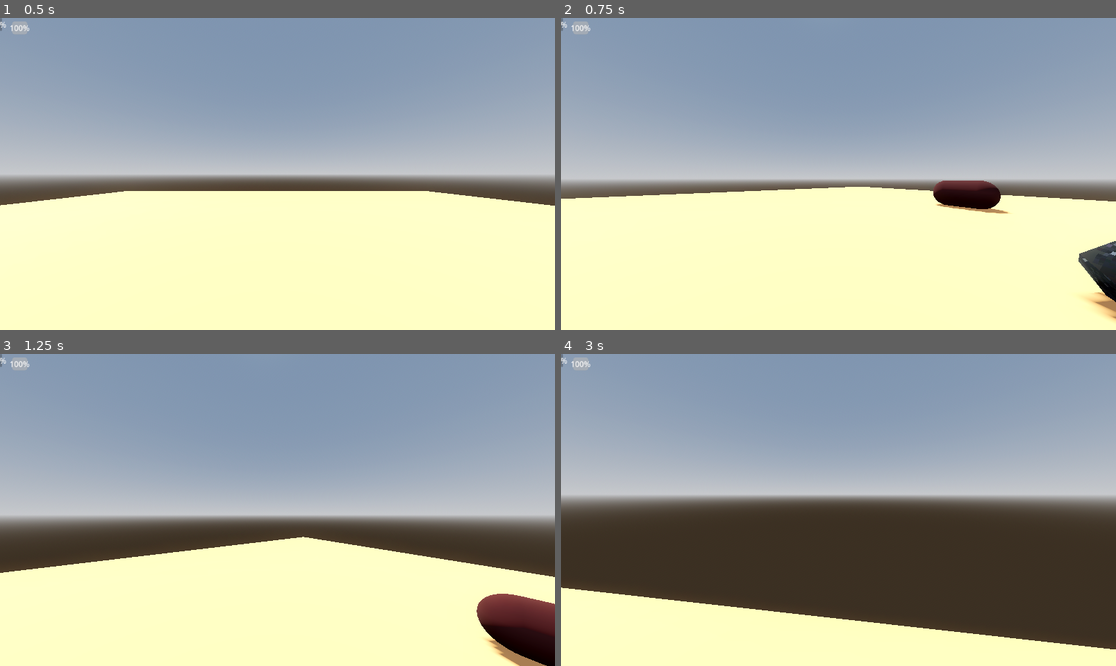
Above: before the commit, frames 1-4 (two rows, left to right).
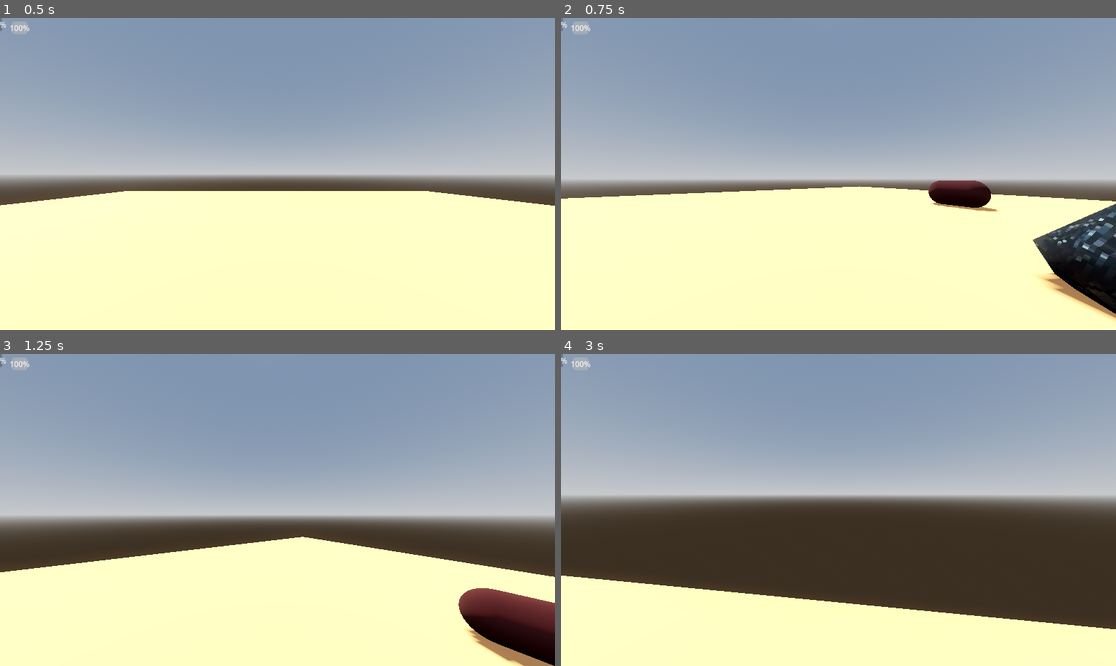
Above: after the commit, the same moments.

Repository: lungcollapser/record
Game: Godot game, scene res://scenes/world.tscn
Two runs of this game, one before a commit and one after it. Both use one fixed random seed, a clock stepped at 60 frames per second and the inputs below.
Inputs (mouse positions are in pixels of both pictures, inside the frame that each line leads up to):
- Up to frame 1 (0.5 s): no input
- Up to frame 2 (0.75 s): tap Enter (ui_accept) at 0.5 s; move the mouse to (866, 174) at 0.52 s; hold W (forward) from 0.53 s (still down); hold Ctrl (crouch) from 0.53 s (still down)
- Up to frame 3 (1.25 s): keep holding W (forward); keep holding Ctrl (crouch); tap Enter (ui_accept) at 0.77 s
- Up to frame 4 (3 s): keep holding W (forward); move the mouse to (810, 510) at 1.27 s; release Ctrl (crouch) at 1.28 s; tap Ctrl (crouch) at 1.35 s; tap Enter (ui_accept) at 1.52 s; move the mouse to (849, 503) at 2.02 s; hold Ctrl (crouch) 2.03-2.78 s; tap R (grind) at 2.1 s; move the mouse to (832, 516) at 2.77 s; tap E (interact) at 2.85 s

Frame 1 is identical in both runs. In frame 2, 3.5% of the frame differs, in the area x 1-100%, y 52-97%; in frame 3, 1.2%; in frame 4, 5.2%, in the area x 0-100%, y 71-95%.

Commit message:
trying to add collision to crouch

Diff:
--- a/scripts/playerbody.gd
+++ b/scripts/playerbody.gd
@@ -20,6 +20,8 @@
 @onready var camera = $Head/Camera3D
 @onready var pick_up = $Head/Camera3D/Pickup
 @onready var hold = $Head/Camera3D/Hold
+@onready var player_mesh = $PlayerMesh
+@onready var player_shape = $PlayerShape
 
 
 func _ready():
@@ -73,11 +75,12 @@
 		endurance_check = false
 
 	if Input.is_action_pressed("crouch"):
-		head.position.y = -0.3
+		player_mesh.position.y = 0.3
+		player_shape.position.y = 0.3
 		endurance_check = false
 	else:
-		head.position.y = 0
-
+		player_mesh.position.y = 0
+		player_shape.position.y = 0
 	# Add the gravity.
 	if not is_on_floor():
 		velocity += get_gravity() * delta
